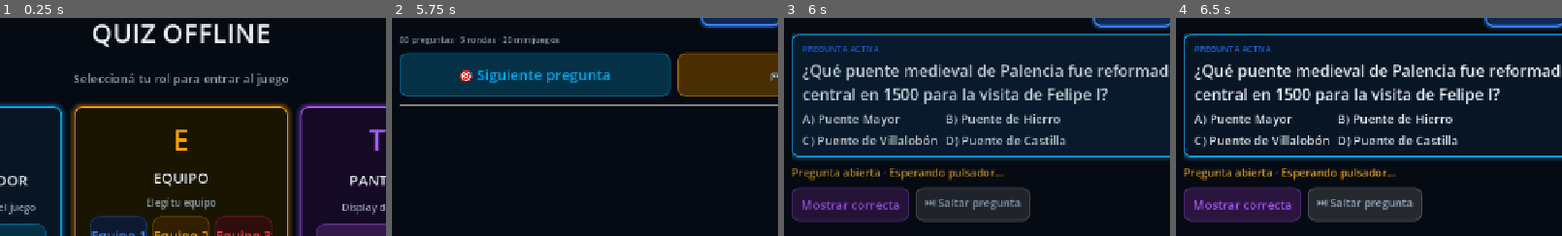
Above: before the commit, frames 1-4 (left to right).
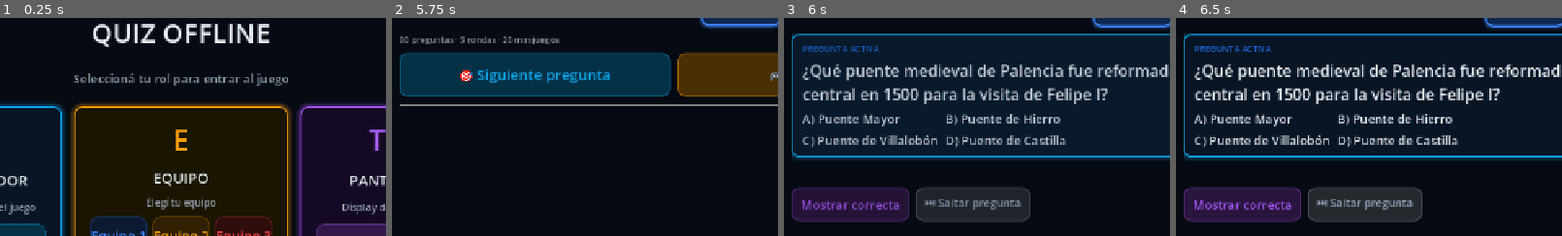
Above: after the commit, the same moments.

Repository: danielgap/touring-snake
Game: Godot game, scene res://main.tscn
The game is run twice, just before and just after one commit, with the same random seed, the same clock (stepped at 60 frames per second) and the same inputs.
Inputs:
- Up to frame 1 (0.25 s): no input
- Up to frame 2 (5.75 s): click "ENTRAR" at 0.5 s; click "-100" at 1.25 s; click "+100" at 2 s; click "-100" at 2.75 s; click "+100" at 3.5 s; click "-100" at 4.25 s; click "+100" at 5 s
- Up to frame 3 (6 s): click "🎯 Siguiente pregunta" at 5.75 s
- Up to frame 4 (6.5 s): no input
The pictures show only the part of the screen within x 27-77%, y 15-65%; the shares and areas given below are measured in that part.

Frames 1-2 are identical in both runs. In frame 3, 1.3% of the frame differs, in the area x 2-57%, y 68-75%; in frame 4, 1.4%, in the area x 2-58%, y 68-75%.

Commit message:
fix: remove redundant UI info across all screens, default show name
- Display: feedback only shows when unique, respects buzzer mode
- Display: hide bottom bar during MINIGAME (was empty but visible)
- Contestant: rebote-excluded teams see 'Excluido del rebote'
- Contestant: remove duplicate SU TURNO/Respuesta enviada in feedback
- Presenter: lock_info no longer duplicates buzzer_indicator
- Presenter: buzzer indicator shows rebote CTA without duplicating result
- Default show name: Palencia Quiz Battle

Diff:
--- a/quiz/godot/autoload/show_config.gd
+++ b/quiz/godot/autoload/show_config.gd
@@ -86,7 +86,7 @@
 
 func _get_hardcoded_defaults() -> Dictionary:
 	return {
-		"show_name": "Quiz Offline",
+		"show_name": "Palencia Quiz Battle",
 		"subtitle": "",
 		"team_count": 3,
 		"teams": [
@@ -111,7 +111,7 @@
 # ═══════════════════════════════════════════════════════════════════
 
 func get_show_name() -> String:
-	return String(_config.get("show_name", "Quiz Offline"))
+	return String(_config.get("show_name", "Palencia Quiz Battle"))
 
 
 func get_subtitle() -> String:
--- a/quiz/godot/scripts/contestant/contestant_controller.gd
+++ b/quiz/godot/scripts/contestant/contestant_controller.gd
@@ -548,7 +548,7 @@
 	if state.locked_team_id == AppState.selected_team_id:
 		# During LOCKED, hide result — suspense for the presenter reveal
 		if state.phase == Enums.GamePhase.LOCKED:
-			return "Respuesta enviada: %s · Esperando resultado..." % (
+			return "Opción %s · Esperando resultado..." % (
 				state.last_selected_option if not state.last_selected_option.is_empty() else "seleccionada"
 			)
 		match state.answer_feedback_status:
@@ -561,7 +561,7 @@
 					state.last_selected_option if not state.last_selected_option.is_empty() else "seleccionada"
 				)
 			_:
-				return "Respuesta enviada: %s · Esperando resultado..." % (
+				return "Opción %s · Esperando resultado..." % (
 					state.last_selected_option if not state.last_selected_option.is_empty() else "seleccionada"
 				)
 	if state.locked_team_id > 0:
@@ -572,17 +572,17 @@
 	if state.answer_authority_team_id > 0 and state.answer_authority_team_id != AppState.selected_team_id:
 		return "Turno reservado para %s." % ShowConfig.get_team_name(state.answer_authority_team_id)
 	if state.answer_authority_team_id == AppState.selected_team_id and can_answer:
-		return "SU TURNO — Respondan ahora."
+		return "Respondan ahora — La primera respuesta cierra la ronda."
 	if state.phase == Enums.GamePhase.QUESTION and state.answers_enabled and state.answer_authority_team_id == 0:
+		if state.is_team_excluded_from_rebote(AppState.selected_team_id):
+			return "Excluido del rebote esta ronda."
 		if ShowConfig.get_buzzer_mode_enabled():
 			return "PULSEN EL PULSADOR para tomar el turno."
 		else:
-			return "Esperando que el presentador abra la pregunta."
-	if can_answer:
-		return "RESPONDAN AHORA — La primera respuesta cierra la ronda."
+			return "Esperando turno."
 	if state.current_question.text.is_empty():
 		return "Esperando pregunta del presentador."
-	return "Esperando a que el presentador abra la pregunta."
+	return "Esperando turno."
 
 
 func _feedback_summary(state: GameState) -> String:
--- a/quiz/godot/scripts/display/display_controller.gd
+++ b/quiz/godot/scripts/display/display_controller.gd
@@ -768,6 +768,7 @@
 		options_grid.visible = false
 	if _trivia_card != null:
 		_trivia_card.visible = false
+	_bottom_bar.visible = false
 
 
 func _render_question(state: GameState, animate: bool = false) -> void:
@@ -868,17 +869,33 @@
 		feedback_label.text = ""
 		return
 
+	# MINIGAME — no feedback needed
+	if state.phase == Enums.GamePhase.MINIGAME:
+		feedback_label.text = ""
+		return
+
+	# QUESTION with no lock yet
 	if state.locked_team_id <= 0:
-		feedback_label.text = "Esperando pulsador..."
-		feedback_label.add_theme_color_override("font_color", TEXT_MUTED)
-		return
-
-	# LOCKED: never leak result to audience on projector
+		if state.phase == Enums.GamePhase.QUESTION and state.answers_enabled:
+			if state.answer_authority_team_id > 0:
+				# Someone has turn — lock_label shows "Turno · Equipo X"
+				feedback_label.text = ""
+			elif ShowConfig.get_buzzer_mode_enabled():
+				feedback_label.text = "Esperando pulsador..."
+				feedback_label.add_theme_color_override("font_color", TEXT_MUTED)
+			else:
+				feedback_label.text = "Esperando respuesta..."
+				feedback_label.add_theme_color_override("font_color", TEXT_MUTED)
+		else:
+			feedback_label.text = ""
+		return
+
+	# LOCKED: never leak result to audience on projector — PhaseCard already says RESPUESTA RECIBIDA
 	if state.phase == Enums.GamePhase.LOCKED:
-		feedback_label.text = "%s — RESPUESTA RECIBIDA" % ShowConfig.get_team_name(state.locked_team_id).to_upper()
-		feedback_label.add_theme_color_override("font_color", PHASE_LOCKED_COLOR)
-		return
-
+		feedback_label.text = ""
+		return
+
+	# REVEAL — show result (options already highlight correct/incorrect)
 	match state.answer_feedback_status:
 		Enums.AnswerFeedbackStatus.CORRECT:
 			feedback_label.text = "%s — CORRECTA" % ShowConfig.get_team_name(state.locked_team_id).to_upper()
@@ -890,28 +907,24 @@
 			feedback_label.text = "%s — Pendiente" % ShowConfig.get_team_name(state.locked_team_id)
 			feedback_label.add_theme_color_override("font_color", PHASE_LOCKED_COLOR)
 		_:
-			feedback_label.text = "Esperando decisión..."
+			feedback_label.text = ""
 			feedback_label.add_theme_color_override("font_color", TEXT_DIM)
 
 
 func _render_lock_info(state: GameState) -> void:
+	# REVEAL — options already show correct/incorrect, feedback_label shows result
 	if state.phase == Enums.GamePhase.REVEAL:
-		lock_label.text = "Correcta: %s · Respondió: %s" % [
-			state.revealed_correct_option if not state.revealed_correct_option.is_empty() else "--",
-			_locked_team_text(state),
-		]
-		lock_label.add_theme_color_override("font_color", TEXT_DIM)
-	elif state.locked_team_id > 0:
+		lock_label.text = ""
+		return
+	# LOCKED — show who chose what (PhaseCard already says RESPUESTA RECIBIDA)
+	if state.locked_team_id > 0:
 		lock_label.text = "%s eligió %s" % [
 			ShowConfig.get_team_name(state.locked_team_id),
 			state.last_selected_option if not state.last_selected_option.is_empty() else "--",
 		]
 		lock_label.add_theme_color_override("font_color", _team_color(state.locked_team_id))
-	elif state.phase == Enums.GamePhase.QUESTION and state.answers_enabled and state.answer_authority_team_id > 0:
+	elif state.phase == Enums.GamePhase.QUESTION and state.answer_authority_team_id > 0:
 		lock_label.text = "Turno · %s" % ShowConfig.get_team_name(state.answer_authority_team_id)
-		lock_label.add_theme_color_override("font_color", TEXT_DIM)
-	elif state.answers_enabled:
-		lock_label.text = "Pregunta abierta · Esperando pulsador..."
 		lock_label.add_theme_color_override("font_color", TEXT_DIM)
 	else:
 		lock_label.text = ""
--- a/quiz/godot/scripts/presenter/presenter_root_controller.gd
+++ b/quiz/godot/scripts/presenter/presenter_root_controller.gd
@@ -774,9 +774,9 @@
 	opt_c.text = "C) %s" % (options[2] if options.size() > 2 else "--")
 	opt_d.text = "D) %s" % (options[3] if options.size() > 3 else "--")
 
-	# Lock info
+	# Lock info — only show info NOT already in buzzer_indicator
 	if state.buzzer_winner_team_id > 0 and state.locked_team_id == 0 and state.answer_authority_team_id == state.buzzer_winner_team_id:
-		lock_info.text = "⚡ %s pulsó primero — Esperando respuesta..." % ShowConfig.get_team_name(state.buzzer_winner_team_id)
+		lock_info.text = ""  # buzzer_indicator already shows who pulsed
 	elif state.locked_team_id > 0:
 		lock_info.text = "%s eligió %s · %s" % [
 			ShowConfig.get_team_name(state.locked_team_id),
@@ -784,9 +784,9 @@
 			Enums.answer_feedback_name(state.answer_feedback_status),
 		]
 	elif state.answers_enabled and state.answer_authority_team_id > 0:
-		lock_info.text = "Turno reservado · %s" % ShowConfig.get_team_name(state.answer_authority_team_id)
+		lock_info.text = ""  # buzzer_indicator already shows turn
 	elif state.answers_enabled:
-		lock_info.text = "Pregunta abierta · Esperando pulsador..."
+		lock_info.text = ""  # buzzer_indicator already shows "Esperando pulsador..."
 	else:
 		lock_info.text = ""
 
@@ -1249,7 +1249,7 @@
 		_buzzer_indicator.add_theme_color_override("font_color", PHASE_REVEAL_COLOR)
 	elif state.phase == Enums.GamePhase.LOCKED and state.answer_feedback_status == Enums.AnswerFeedbackStatus.INCORRECT:
 		_buzzer_indicator.visible = true
-		_buzzer_indicator.text = "❌ INCORRECTA · Rebote disponible"
+		_buzzer_indicator.text = "🔄 Rebote disponible"
 		_buzzer_indicator.add_theme_color_override("font_color", PHASE_INCORRECT_COLOR)
 	else:
 		_buzzer_indicator.visible = false
